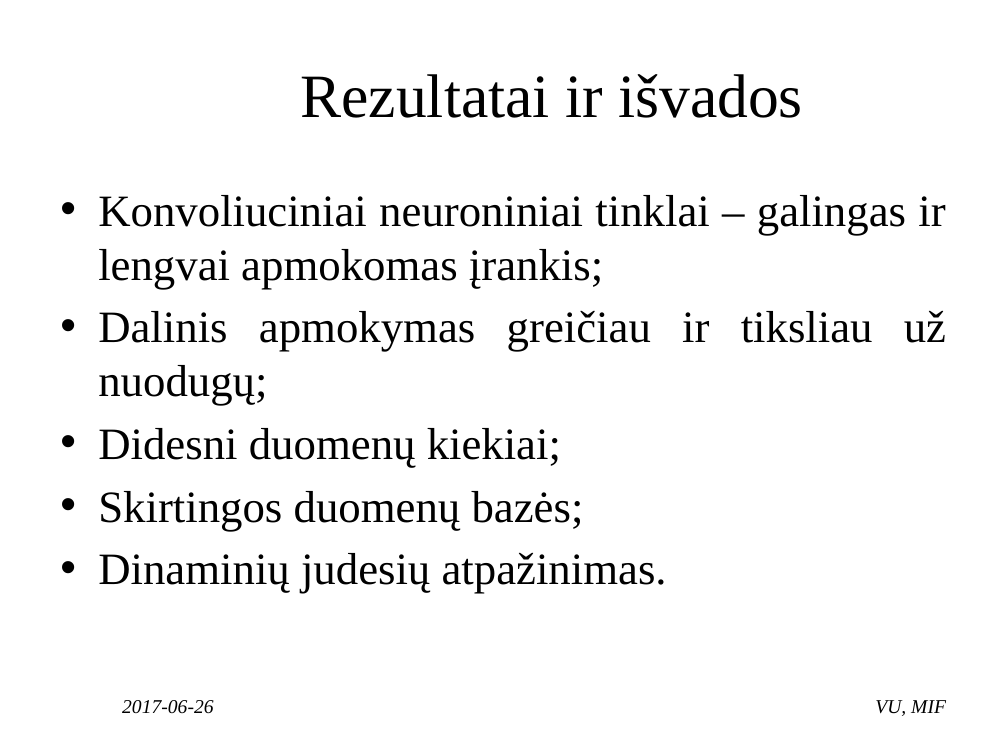
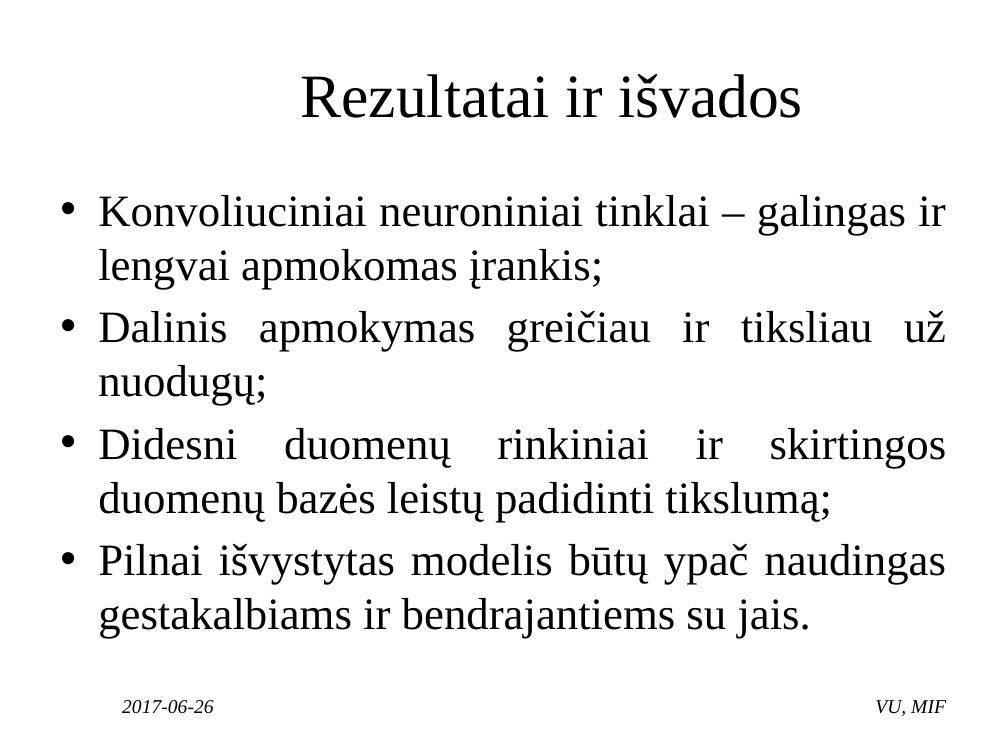
Before and after one commit to ambrazasp/Sign-Language-Recognition, a slide deck: slide 21 of Gestų kalbos atpažinimas naudojant internetinę kamerą.pptx (slide 22 before the commit). Drawn at 1008x756 pixels with LibreOffice and Linux fonts; fonts in the diff are those of the drawing; background and template pictures are left out. Boxes give left, top, right and bottom in pixels: in the first picture for what was removed or moved away, otherwise in the second. Text is boxed around its words. In the diff, an @@ line names an element or a change of style, - is before the commit and + after.

```diff
--- a/Gestų kalbos atpažinimas naudojant internetinę kamerą.pptx
+++ b/Gestų kalbos atpažinimas naudojant internetinę kamerą.pptx
@@ text at box(98, 428, 947, 639): text changed @@
-• Didesni duomenų kiekiai;
-• Skirtingos duomenų bazės;
-• Dinaminių judesių atpažinimas.
+• Didesni duomenų rinkiniai ir skirtingos duomenų bazės leistų padidinti tikslumą;
+• Pilnai išvystytas modelis būtų ypač naudingas gestakalbiams ir bendrajantiems su jais.
```
Also in this commit, not shown: 7 other slides changed, 2 slides removed, 2 other files.
